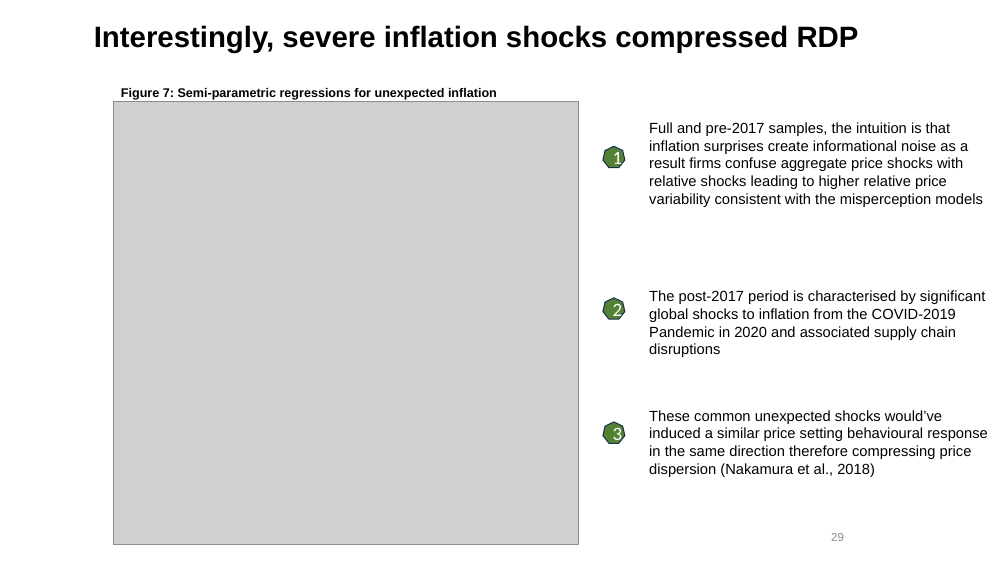
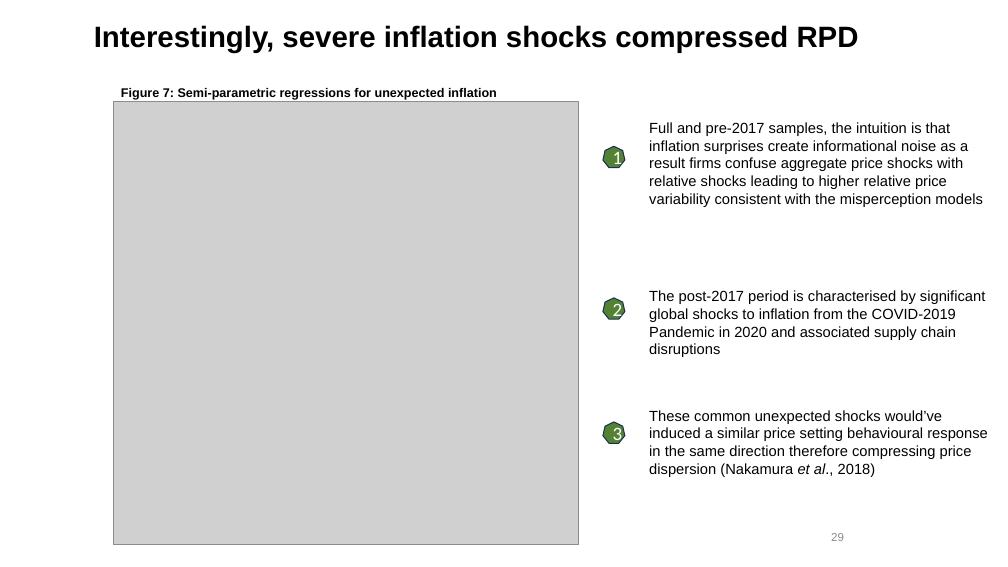
Before and after one commit to xolaniss/inflation_relative_price_variance, a slide deck: slide 29 of Presentation/inflation_relative_price_variance_presentation.pptx. Drawn at 1008x567 pixels with LibreOffice and Linux fonts; fonts in the diff are those of the drawing; grey boxes stand for pictures; background and template pictures are left out. Boxes give left, top, right and bottom in pixels: in the first picture for what was removed or moved away, otherwise in the second. Text is boxed around its words. In the diff, an @@ line names an element or a change of style, - is before the commit and + after.

```diff
--- a/Presentation/inflation_relative_price_variance_presentation.pptx
+++ b/Presentation/inflation_relative_price_variance_presentation.pptx
@@ title at (x1=94, y1=25, x2=859, y2=53): text changed @@
-Interestingly, severe inflation shocks compressed RDP
+Interestingly, severe inflation shocks compressed RPD
@@ text "These common unexpected shocks would’ve ..." at (x1=649, y1=410, x2=988, y2=477): italic on in "et al.," @@
```
Also in this commit, not shown: 11 other slides changed, 1 slide removed.
